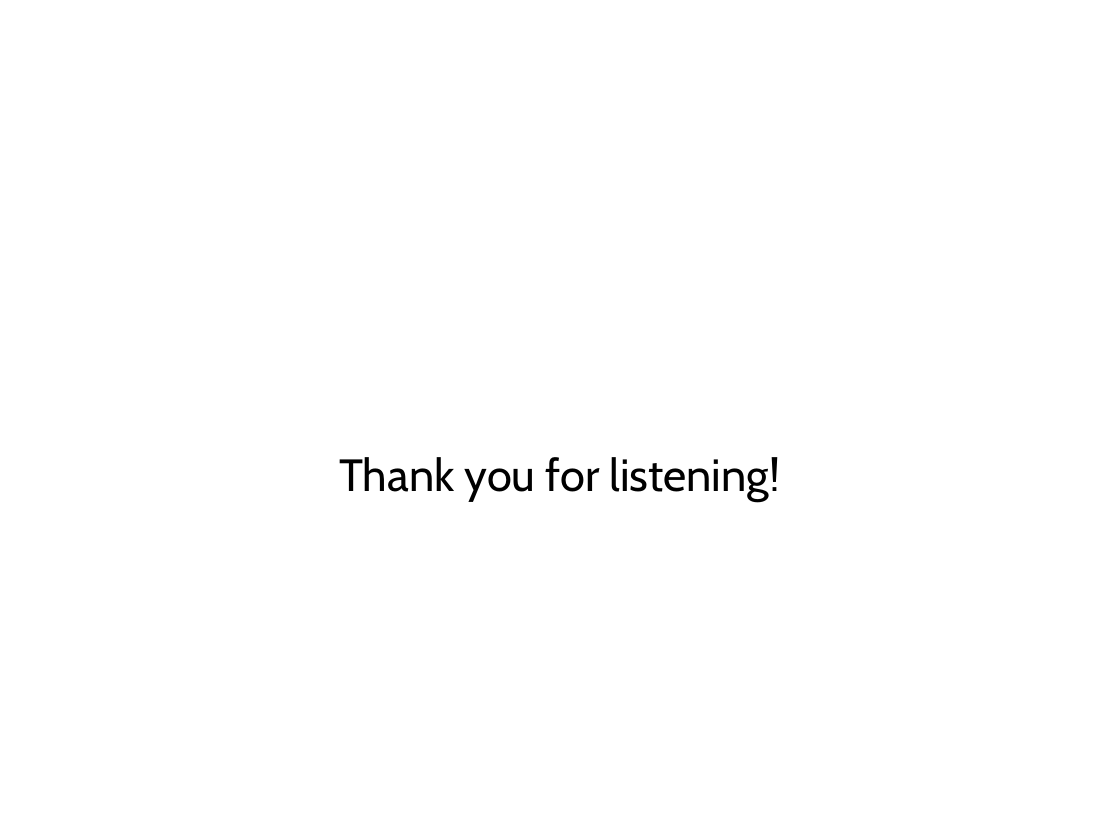
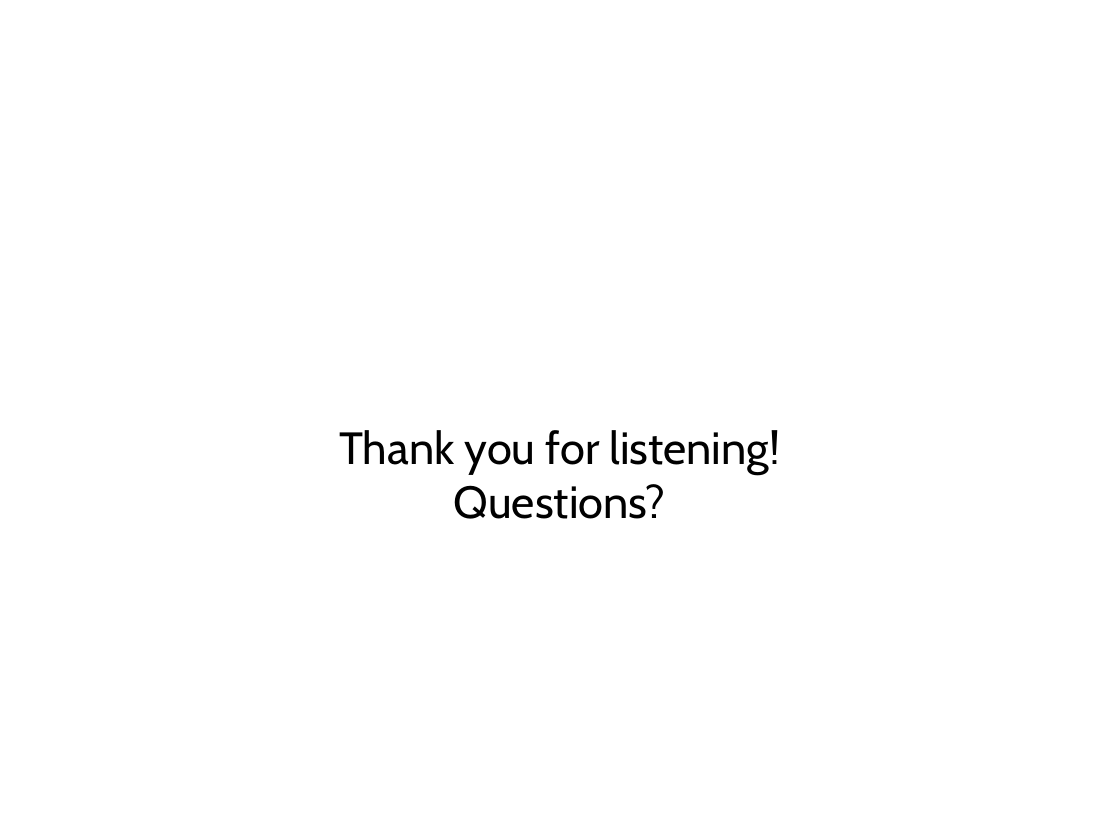
Before and after one commit to jachermocilla/jach-homepage, a slide deck: slide 33 of seminar-2008.odp. Drawn at 1120x840 pixels with LibreOffice and Linux fonts; fonts in the diff are those of the drawing. Boxes give left, top, right and bottom in pixels: in the first picture for what was removed or moved away, otherwise in the second. Text is boxed around its words. In the diff, an @@ line names an element or a change of style, - is before the commit and + after.

```diff
--- a/seminar-2008.odp
+++ b/seminar-2008.odp
@@ subtitle at (x1=454, y1=484, x2=666, y2=519): paragraph added @@
+Questions?
```
Also in this commit, not shown: 4 other slides changed.
